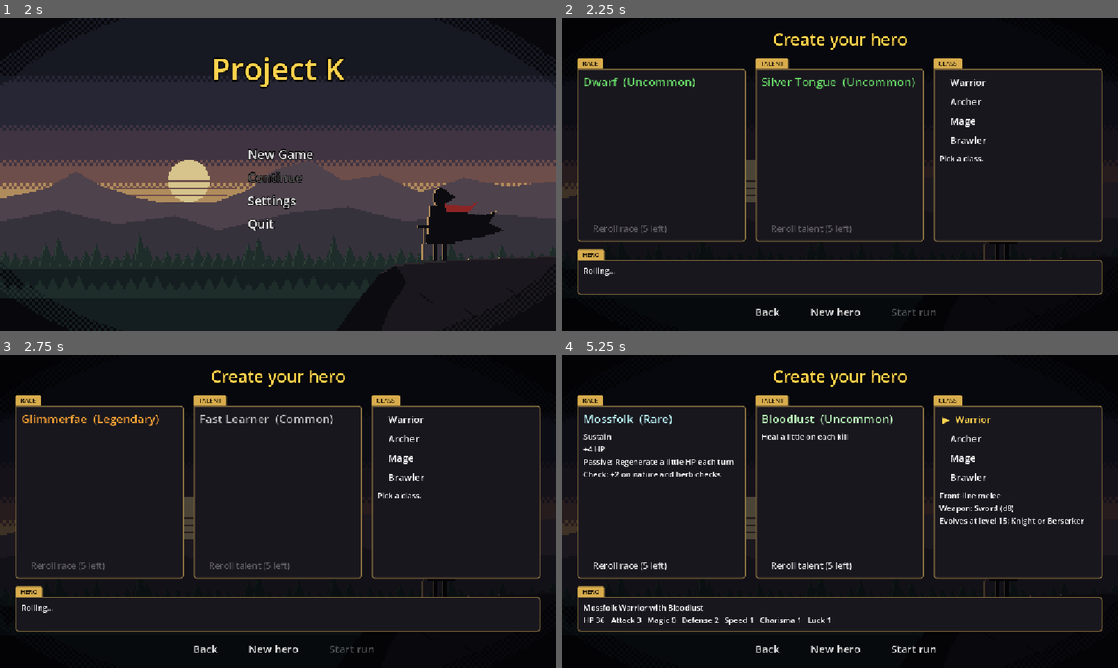
Above: before the commit, frames 1-4 (two rows, left to right).
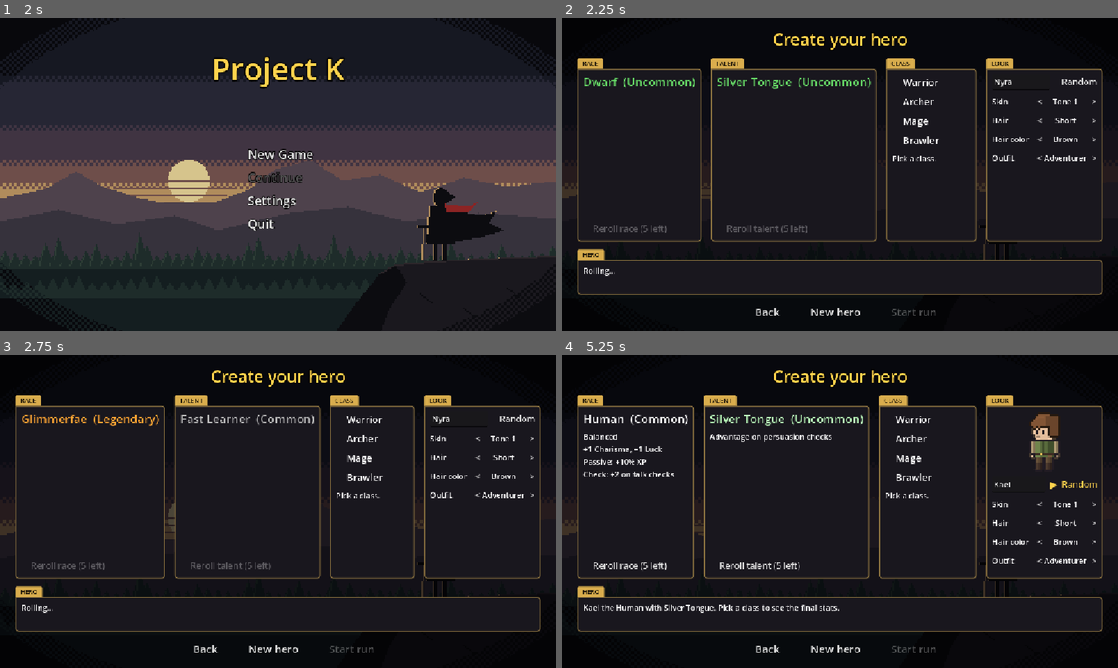
Above: after the commit, the same moments.

Repository: khasmn/project-k
Game: Godot game, scene res://scenes/menu/main_menu.tscn
Same seed, same stepped clock (60 frames per second), same inputs: the game is played once before the commit and once after it.
Inputs (mouse positions are in pixels of both pictures, inside the frame that each line leads up to):
- Up to frame 1 (2 s): click "Settings" at 0.5 s; click "Back" at 1.25 s
- Up to frame 2 (2.25 s): click "New Game" at 2 s
- Up to frame 3 (2.75 s): no input
- Up to frame 4 (5.25 s): click "Back" at 2.75 s; click "New Game" at 3.5 s; click (1073, 417) at 4.25 s, where only the run after the commit has a clickable "Random"; click (1073, 417) at 5 s, where only the run after the commit has a clickable "▶ Random"

Frame 1 is identical in both runs. In frame 2, 4.7% of the frame differs, in the area x 24-97%, y 12-72%; in frame 3, 4.3%; in frame 4, 7.9%, in the area x 3-97%, y 12-96%.

Commit message:
Add hero sprite and look customization with name
Co-Authored-By: Claude Opus 5.5 <noreply@anthropic.com>

Diff:
--- /dev/null
+++ b/data/looks.json
@@ -0,0 +1,7 @@
+{
+	"hair_styles": {"short": "Short", "long": "Long", "ponytail": "Ponytail", "mohawk": "Mohawk", "bald": "Bald"},
+	"hair_colors": {"brown": "#8a5a38", "black": "#4a4048", "blonde": "#e6c870", "red": "#b8442e", "white": "#e8e8ec", "teal": "#4fa0a0"},
+	"outfits": {"adventurer": "Adventurer", "peasant": "Peasant", "noble": "Noble"},
+	"names": ["Aldric", "Brenna", "Cael", "Dara", "Edrin", "Fenna", "Garrick", "Hilde", "Ivo", "Jessa", "Kael", "Liora", "Marek", "Nyra",
+		"Orin", "Petra", "Quill", "Rowan", "Sable", "Torin", "Ulla", "Varek", "Wren", "Yara", "Zane", "Ash", "Briar", "Corin", "Ember", "Thorne"]
+}
--- a/data/races.json
+++ b/data/races.json
@@ -1,11 +1,11 @@
 {
-	"human": {"name": "Human", "rarity": "common", "role": "Balanced", "stats": {"charisma": 1, "luck": 1}, "passive": "+10% XP", "check_bonus": "+2 on talk checks"},
-	"elf": {"name": "Elf", "rarity": "common", "role": "Agile", "stats": {"speed": 2}, "passive": "Wins tied initiative", "check_bonus": "+2 on spotting hidden things", "effects": {"wins_ties": true}},
-	"orc": {"name": "Orc", "rarity": "common", "role": "Brute", "stats": {"attack": 2, "charisma": -1}, "passive": "+Attack, -Charisma", "check_bonus": "+2 on intimidate"},
-	"dwarf": {"name": "Dwarf", "rarity": "uncommon", "role": "Sturdy", "stats": {"hp": 4, "defense": 1}, "passive": "Resists poison", "check_bonus": "+2 on lock and trap checks"},
-	"ironhide": {"name": "Ironhide", "rarity": "uncommon", "role": "Tank", "stats": {"defense": 2, "speed": -1}, "passive": "High Defense, low Speed", "check_bonus": "+2 on strength checks"},
-	"undead": {"name": "Undead", "rarity": "rare", "role": "Resilient", "stats": {"hp": 4, "defense": 1}, "passive": "Immune to poison; healing potions heal half", "check_bonus": "+2 on sneak checks"},
-	"mossfolk": {"name": "Mossfolk", "rarity": "rare", "role": "Sustain", "stats": {"hp": 4}, "passive": "Regenerate a little HP each turn", "check_bonus": "+2 on nature and herb checks", "effects": {"regen": 1}},
-	"emberkin": {"name": "Emberkin", "rarity": "epic", "role": "Damage", "stats": {"attack": 2}, "passive": "Attacks have a small chance to burn", "check_bonus": "+2 on intimidate"},
-	"glimmerfae": {"name": "Glimmerfae", "rarity": "legendary", "role": "Magic", "stats": {"magic": 3, "hp": -6}, "passive": "High Magic, low HP", "check_bonus": "+2 on magic checks"}
+	"human": {"name": "Human", "rarity": "common", "role": "Balanced", "stats": {"charisma": 1, "luck": 1}, "passive": "+10% XP", "check_bonus": "+2 on talk checks", "skins": ["#f1c9a5", "#d29a6b", "#8d5a3b"]},
+	"elf": {"name": "Elf", "rarity": "common", "role": "Agile", "stats": {"speed": 2}, "passive": "Wins tied initiative", "check_bonus": "+2 on spotting hidden things", "effects": {"wins_ties": true}, "skins": ["#f6dfc8", "#e2b98f", "#c08a62"]},
+	"orc": {"name": "Orc", "rarity": "common", "role": "Brute", "stats": {"attack": 2, "charisma": -1}, "passive": "+Attack, -Charisma", "check_bonus": "+2 on intimidate", "skins": ["#8fb067", "#6f9150", "#556f3e"]},
+	"dwarf": {"name": "Dwarf", "rarity": "uncommon", "role": "Sturdy", "stats": {"hp": 4, "defense": 1}, "passive": "Resists poison", "check_bonus": "+2 on lock and trap checks", "skins": ["#f0c4a0", "#d49a72", "#a8704a"]},
+	"ironhide": {"name": "Ironhide", "rarity": "uncommon", "role": "Tank", "stats": {"defense": 2, "speed": -1}, "passive": "High Defense, low Speed", "check_bonus": "+2 on strength checks", "skins": ["#b4bac2", "#9aa1ab", "#7a818c"]},
+	"undead": {"name": "Undead", "rarity": "rare", "role": "Resilient", "stats": {"hp": 4, "defense": 1}, "passive": "Immune to poison; healing potions heal half", "check_bonus": "+2 on sneak checks", "skins": ["#c8d2d6", "#b8c6ce", "#98a8b4"]},
+	"mossfolk": {"name": "Mossfolk", "rarity": "rare", "role": "Sustain", "stats": {"hp": 4}, "passive": "Regenerate a little HP each turn", "check_bonus": "+2 on nature and herb checks", "effects": {"regen": 1}, "skins": ["#9aa66a", "#8d9a5e", "#6f7a48"]},
+	"emberkin": {"name": "Emberkin", "rarity": "epic", "role": "Damage", "stats": {"attack": 2}, "passive": "Attacks have a small chance to burn", "check_bonus": "+2 on intimidate", "skins": ["#e0784a", "#c95a34", "#a8442a"]},
+	"glimmerfae": {"name": "Glimmerfae", "rarity": "legendary", "role": "Magic", "stats": {"magic": 3, "hp": -6}, "passive": "High Magic, low HP", "check_bonus": "+2 on magic checks", "skins": ["#ddcaf2", "#cdb6ea", "#b49ad8"]}
 }
--- a/scenes/character/character_creation.tscn
+++ b/scenes/character/character_creation.tscn
@@ -170,6 +170,32 @@
 unique_name_in_owner = true
 autowrap_mode = 3
 
+[node name="LookBox" type="VBoxContainer" parent="Margin/VBox/Columns"]
+layout_mode = 2
+theme_override_constants/separation = 0
+size_flags_horizontal = 3
+
+[node name="Tab" type="PanelContainer" parent="Margin/VBox/Columns/LookBox"]
+layout_mode = 2
+size_flags_horizontal = 0
+theme_override_styles/panel = ExtResource("tab")
+
+[node name="Label" type="Label" parent="Margin/VBox/Columns/LookBox/Tab"]
+layout_mode = 2
+theme_override_colors/font_color = Color(0.12, 0.09, 0.04, 1)
+theme_override_font_sizes/font_size = 13
+text = "LOOK"
+
+[node name="Panel" type="PanelContainer" parent="Margin/VBox/Columns/LookBox"]
+layout_mode = 2
+size_flags_vertical = 3
+theme_override_styles/panel = ExtResource("box")
+
+[node name="LookColumn" type="VBoxContainer" parent="Margin/VBox/Columns/LookBox/Panel"]
+layout_mode = 2
+unique_name_in_owner = true
+theme_override_constants/separation = 8
+
 [node name="HeroBox" type="VBoxContainer" parent="Margin/VBox"]
 layout_mode = 2
 theme_override_constants/separation = 0
--- a/scenes/combat/combat.tscn
+++ b/scenes/combat/combat.tscn
@@ -108,8 +108,9 @@
 
 [node name="HeroToken" type="VBoxContainer" parent="Margin/VBox/Arena/VBox/Field"]
 layout_mode = 2
+unique_name_in_owner = true
 custom_minimum_size = Vector2(180, 0)
-size_flags_vertical = 4
+size_flags_vertical = 8
 
 [node name="HeroTokenName" type="Label" parent="Margin/VBox/Arena/VBox/Field/HeroToken"]
 layout_mode = 2
--- a/scripts/character/character_creation.gd
+++ b/scripts/character/character_creation.gd
@@ -7,12 +7,16 @@
 	"epic": Color(0.75, 0.45, 1.0), "legendary": Color(1.0, 0.65, 0.2),
 }
 const SPIN_STEPS: int = 14
+const LOOK_OPTIONS: Dictionary = {"skin": "Skin", "hair_style": "Hair", "hair_color": "Hair color", "outfit": "Outfit"}
 
 var draft: CharacterDraft
 var spinning: int = 0  # how many names are still spinning; buttons wait until they land
 var race_button: Button
 var talent_button: Button
 var start_button: Button
+var preview: HeroSprite = HeroSprite.new()
+var name_edit: LineEdit = LineEdit.new()
+var look_values: Dictionary = {}  # look option -> the Label showing its current choice
 
 
 func _ready() -> void:
@@ -22,6 +26,7 @@
 	%TalentActions.add_child(talent_button)
 	for id in CharacterDraft.new().classes:
 		%ClassButtons.add_child(UI.menu_button("", func() -> void: draft.class_id = id; _refresh(), 20))
+	_build_look_box()
 	start_button = UI.menu_button("Start run", _start_run, 22)
 	for button: Button in [UI.menu_button("Back", get_tree().change_scene_to_file.bind(MENU_SCENE), 22),
 			UI.menu_button("New hero", _new_hero, 22), start_button]:
@@ -29,8 +34,63 @@
 	_new_hero()
 
 
+## LOOK box: live preview, name (typed, or Random for mouse-only), and < > arrows for each look option.
+func _build_look_box() -> void:
+	preview.custom_minimum_size = Vector2(128, 128)
+	preview.size_flags_horizontal = Control.SIZE_SHRINK_CENTER
+	%LookColumn.add_child(preview)
+	var name_row: HBoxContainer = HBoxContainer.new()
+	name_edit.placeholder_text = "Name"
+	name_edit.max_length = 16
+	name_edit.size_flags_horizontal = Control.SIZE_EXPAND_FILL
+	name_edit.text_changed.connect(func(text: String) -> void: draft.look.name = text.strip_edges(); _refresh())
+	name_row.add_child(name_edit)
+	name_row.add_child(UI.menu_button("Random", _random_name))
+	%LookColumn.add_child(name_row)
+	for key in LOOK_OPTIONS:
+		var row: HBoxContainer = HBoxContainer.new()
+		var title: Label = Label.new()
+		title.text = LOOK_OPTIONS[key]
+		title.custom_minimum_size = Vector2(84, 0)
+		look_values[key] = Label.new()
+		look_values[key].size_flags_horizontal = Control.SIZE_EXPAND_FILL
+		look_values[key].horizontal_alignment = HORIZONTAL_ALIGNMENT_CENTER
+		for node: Control in [title, _arrow("<", key, -1), look_values[key], _arrow(">", key, 1)]:
+			row.add_child(node)
+		%LookColumn.add_child(row)
+
+
+func _arrow(text: String, key: String, step: int) -> Button:
+	var button: Button = Button.new()
+	button.text = text
+	button.add_theme_color_override("font_hover_color", UI.GOLD)
+	for state in ["normal", "hover", "pressed", "focus"]:
+		button.add_theme_stylebox_override(state, UI.FLAT)
+	button.pressed.connect(_cycle.bind(key, step))
+	return button
+
+
+## Next or previous choice for one look option, wrapping around.
+func _cycle(key: String, step: int) -> void:
+	var options: Array = _options(key)
+	draft.look[key] = options[posmod(options.find(draft.look[key]) + step, options.size())]
+	_refresh()
+
+
+func _options(key: String) -> Array:
+	return range(draft.races[draft.race_id].skins.size()) if key == "skin" else draft.looks[key + "s"].keys()
+
+
+func _random_name() -> void:
+	var names: Array = draft.looks.names
+	name_edit.text = names[Dice.roll(names.size()) - 1]
+	draft.look.name = name_edit.text
+	_refresh()
+
+
 func _new_hero() -> void:
 	draft = CharacterDraft.new()
+	_random_name()
 	_spin(%RaceName, draft.races, "race")
 	_spin(%TalentName, draft.talents, "talent")
 
@@ -81,8 +141,14 @@
 	talent_button.text = talent_button.text.left(3) + "Reroll talent (%d left)" % draft.talent_rerolls_left
 	race_button.disabled = spinning > 0 or draft.race_rerolls_left == 0
 	talent_button.disabled = spinning > 0 or draft.talent_rerolls_left == 0
+	preview.visible = spinning == 0  # don't spoil the roll
+	preview.show_look(draft.sprite_look())
+	for key in look_values:
+		var value: Variant = draft.look[key]
+		look_values[key].text = ("Tone %d" % (value + 1) if key == "skin" else value.capitalize() if key == "hair_color"
+			else draft.looks[key + "s"][value])
 	%HeroSummary.text = "Rolling..." if spinning else _summary()
-	start_button.disabled = spinning > 0 or draft.class_id == ""
+	start_button.disabled = spinning > 0 or draft.class_id == "" or draft.look.name == ""
 
 
 func _start_run() -> void:
@@ -105,9 +171,13 @@
 
 func _summary() -> String:
 	if draft.class_id == "":
-		return "%s with %s. Pick a class to see the final stats." % [
+		return "%s the %s with %s. Pick a class to see the final stats." % [_name(),
 			draft.races[draft.race_id].name, draft.talents[draft.talent_id].name]
 	var s: Dictionary = draft.stats()
-	return "%s %s with %s\nHP %d   Attack %d   Magic %d   Defense %d   Speed %d   Charisma %d   Luck %d" % [
-		draft.races[draft.race_id].name, draft.classes[draft.class_id].name, draft.talents[draft.talent_id].name,
+	return "%s the %s %s with %s\nHP %d   Attack %d   Magic %d   Defense %d   Speed %d   Charisma %d   Luck %d" % [
+		_name(), draft.races[draft.race_id].name, draft.classes[draft.class_id].name, draft.talents[draft.talent_id].name,
 		s.hp, s.attack, s.magic, s.defense, s.speed, s.charisma, s.luck]
+
+
+func _name() -> String:
+	return draft.look.name if draft.look.name else "Your hero"
--- a/scripts/character/character_draft.gd
+++ b/scripts/character/character_draft.gd
@@ -8,12 +8,15 @@
 var races: Dictionary = Run.data("races")
 var talents: Dictionary = Run.data("talents")
 var classes: Dictionary = Run.data("classes")
+var looks: Dictionary = Run.data("looks")
 
 var race_id: String = roll_by_rarity(races)
 var talent_id: String = roll_by_rarity(talents)
 var class_id: String = ""
 var race_rerolls_left: int = REROLLS
 var talent_rerolls_left: int = REROLLS
+## Name and appearance: skin is an index into the race's "skins", the others are ids from looks.json.
+var look: Dictionary = {"name": "", "skin": 0, "hair_style": "short", "hair_color": "brown", "outfit": "adventurer"}
 
 
 ## Spend one "race" or "talent" reroll. Returns false if none are left.
@@ -40,7 +43,7 @@
 	var hero_class: Dictionary = classes[class_id]
 	var s: Dictionary = stats()
 	return {
-		"name": hero_class.name,
+		"name": look.name if look.name != "" else hero_class.name,
 		"hp": s.hp,
 		"attack": s[hero_class.attack_stat],
 		"attack_name": hero_class.attack_stat.capitalize(),
@@ -50,6 +53,14 @@
 		"weapon": hero_class.weapon.to_lower(),
 		"effects": races[race_id].get("effects", {}).merged(talents[talent_id].get("effects", {})),
 		"passive_names": _passive_names(),
+	}
+
+
+## What HeroSprite needs to draw this hero (no class yet = no weapon).
+func sprite_look() -> Dictionary:
+	return {
+		"race": race_id, "class": class_id, "outfit": look.outfit, "hair_style": look.hair_style,
+		"skin": Color(races[race_id].skins[look.skin]), "hair_color": Color(looks.hair_colors[look.hair_color]),
 	}
 
 
--- a/scripts/combat/combat_screen.gd
+++ b/scripts/combat/combat_screen.gd
@@ -35,6 +35,14 @@
 		BACKGROUND_FPS if Settings.animate_background else 0)  # 0 FPS = stays on frame 1
 	back.set_content_margin_all(12)
 	%Arena.add_theme_stylebox_override("panel", back)
+	if Run.hero_look:  # a created hero has a sprite; the test hero keeps its name label
+		var sprite: HeroSprite = HeroSprite.new()
+		sprite.custom_minimum_size = Vector2(SPRITE_SIZE, SPRITE_SIZE)
+		sprite.size_flags_horizontal = Control.SIZE_SHRINK_CENTER
+		sprite.show_look(Run.hero_look)
+		%HeroToken.add_child(sprite)
+		%HeroToken.move_child(sprite, 0)
+		%HeroTokenName.hide()
 	%Log.get_v_scroll_bar().modulate.a = 0  # floating log: no visible scrollbar, the mouse wheel still scrolls
 	%InfoButton.pressed.connect(func() -> void: _show_info(not %InfoText.visible))
 	for button in %Buttons.get_children():
@@ -84,19 +92,13 @@
 ## Play every strip: show frame N of the strip, moving on its own frames per second.
 func _process(_delta: float) -> void:
 	for frames: AtlasTexture in animations:
-		var tick: int = Time.get_ticks_msec() * animations[frames] / 1000
-		var width: int = int(frames.region.size.x)
-		frames.region.position.x = tick % (frames.atlas.get_width() / width) * width
+		UI.animate(frames, animations[frames])
 	%Arena.queue_redraw()  # a box style doesn't repaint by itself when its texture changes; the sprites do
 
 
-## An animated strip of frames side by side (frame_width 0 = square frames, like 32x32 sprites).
-## AtlasTexture is a texture that shows one rectangle ("region") of a bigger picture.
+## A strip from UI.strip that this screen keeps animating.
 func _strip(path: String, frame_width: int = 0, fps: int = SPRITE_FPS) -> AtlasTexture:
-	var frames: AtlasTexture = AtlasTexture.new()
-	frames.atlas = load(path)
-	var height: int = frames.atlas.get_height()
-	frames.region = Rect2(0, 0, frame_width if frame_width else height, height)
+	var frames: AtlasTexture = UI.strip(path, frame_width)
 	animations[frames] = fps
 	return frames
 
--- a/scripts/core/run.gd
+++ b/scripts/core/run.gd
@@ -15,6 +15,7 @@
 
 static var hero: Combatant
 static var hero_title: String = ""
+static var hero_look: Dictionary = {}  # for HeroSprite; empty for the test hero
 static var room: int = 1  # 1..ROOMS, then ROOMS + 1 is the boss
 static var room_type: String = ""  # the door picked for this room
 static var room_note: String = ""  # shown at the start of the next battle log
@@ -27,7 +28,8 @@
 
 static func start(draft: CharacterDraft) -> void:
 	hero = Combatant.new(draft.hero_data())
-	hero_title = "%s %s with %s" % [
+	hero_look = draft.sprite_look()
+	hero_title = ("%s, " % draft.look.name if draft.look.name else "") + "%s %s with %s" % [
 		draft.races[draft.race_id].name, draft.classes[draft.class_id].name, draft.talents[draft.talent_id].name]
 	_reset()
 
@@ -36,6 +38,7 @@
 static func start_test() -> void:
 	hero = Combatant.new(data("heroes").test_hero)
 	hero_title = "Test hero"
+	hero_look = {}
 	_reset()
 
 
--- /dev/null
+++ b/scripts/ui/hero_sprite.gd
@@ -0,0 +1,39 @@
+class_name HeroSprite
+extends Control
+## The hero's picture: layers stacked back to front, each a 5-frame breathing strip in
+## assets/sprites/hero/. Grey layers are tinted (modulate = multiply) with the skin or hair color.
+
+const FPS: int = 6
+## [file, which look value fills the %s, tint]. Missing files are skipped: only Dwarves have a beard.
+const LAYERS: Array = [
+	["race/%s_back", "race", ""], ["race/%s", "race", "skin"], ["race/%s_face", "race", ""],
+	["outfit/%s", "outfit", ""], ["race/%s_beard", "race", "hair_color"], ["hair/%s", "hair_style", "hair_color"],
+	["race/%s_ears", "race", "skin"], ["race/%s_top", "race", ""], ["weapon/%s", "class", ""],
+]
+
+var frames: Array[AtlasTexture] = []
+
+
+## look: {race, class, outfit, hair_style, skin: Color, hair_color: Color}, see CharacterDraft.sprite_look().
+func show_look(look: Dictionary) -> void:
+	for child in get_children():
+		child.queue_free()
+	frames.clear()
+	for layer in LAYERS:
+		var path: String = "res://assets/sprites/hero/%s.png" % (layer[0] % look[layer[1]])
+		if not ResourceLoader.exists(path):
+			continue
+		var picture: TextureRect = TextureRect.new()
+		picture.texture = UI.strip(path)
+		frames.append(picture.texture)
+		picture.set_anchors_preset(Control.PRESET_FULL_RECT)
+		picture.expand_mode = TextureRect.EXPAND_IGNORE_SIZE
+		picture.mouse_filter = Control.MOUSE_FILTER_IGNORE
+		if layer[2]:
+			picture.modulate = look[layer[2]]
+		add_child(picture)
+
+
+func _process(_delta: float) -> void:
+	for strip in frames:
+		UI.animate(strip, FPS)
--- a/scripts/ui/ui.gd
+++ b/scripts/ui/ui.gd
@@ -19,6 +19,22 @@
 	return button
 
 
+## An animated strip of frames side by side (frame_width 0 = square frames, like 32x32 sprites).
+## AtlasTexture is a texture that shows one rectangle ("region") of a bigger picture.
+static func strip(path: String, frame_width: int = 0) -> AtlasTexture:
+	var frames: AtlasTexture = AtlasTexture.new()
+	frames.atlas = load(path)
+	var height: int = frames.atlas.get_height()
+	frames.region = Rect2(0, 0, frame_width if frame_width else height, height)
+	return frames
+
+
+## Move a strip to the frame for the current time, fps frames per second (0 = stay on frame 1).
+static func animate(frames: AtlasTexture, fps: int) -> void:
+	var width: int = int(frames.region.size.x)
+	frames.region.position.x = Time.get_ticks_msec() * fps / 1000 % (frames.atlas.get_width() / width) * width
+
+
 static func add_cursor(button: Button) -> void:
 	button.mouse_entered.connect(func() -> void:
 		if not button.disabled:
Binary file added: assets/sprites/hero/hair/long.png
Not shown, added: assets/sprites/hero/hair/long.png.import
Binary file added: assets/sprites/hero/hair/mohawk.png
Not shown, added: assets/sprites/hero/hair/mohawk.png.import
Binary file added: assets/sprites/hero/hair/ponytail.png
Not shown, added: assets/sprites/hero/hair/ponytail.png.import
Binary file added: assets/sprites/hero/hair/short.png
Not shown, added: assets/sprites/hero/hair/short.png.import
Binary file added: assets/sprites/hero/outfit/adventurer.png
Not shown, added: assets/sprites/hero/outfit/adventurer.png.import
Binary file added: assets/sprites/hero/outfit/noble.png
Not shown, added: assets/sprites/hero/outfit/noble.png.import
(and 60 more such lines)
